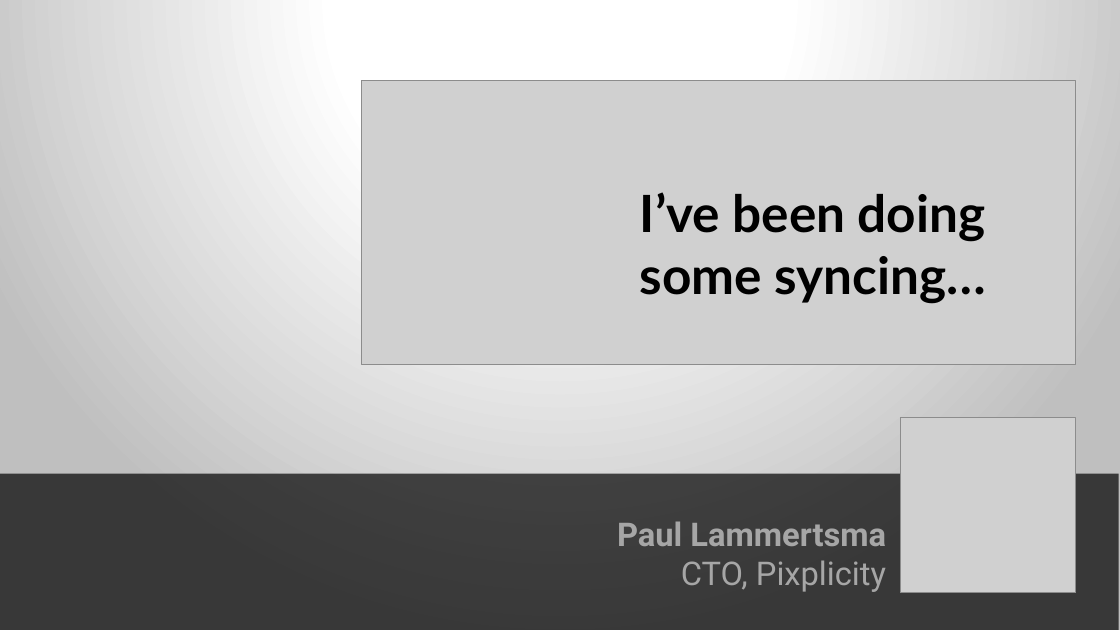
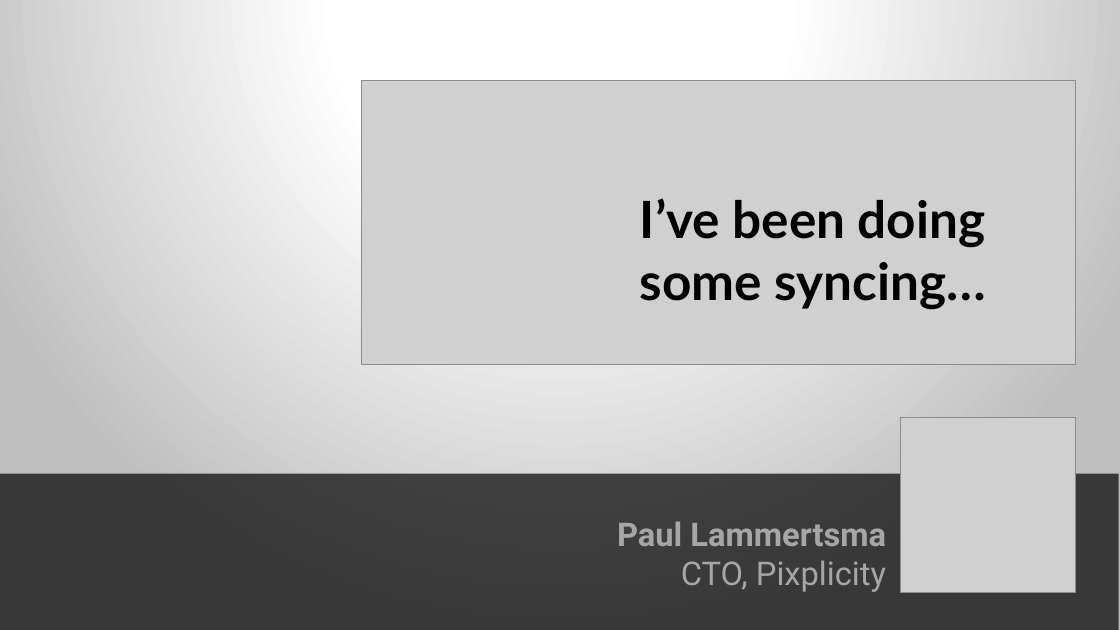
Before and after one commit to Pixplicity/sync-demo, a slide deck: slide 1 of I've been doing some syncing.pptx. Drawn at 1120x630 pixels with LibreOffice and Linux fonts; fonts in the diff are those of the drawing; grey boxes stand for pictures; background and template pictures are left out. Boxes give left, top, right and bottom in pixels: in the first picture for what was removed or moved away, otherwise in the second. Text is boxed around its words. In the diff, an @@ line names an element or a change of style, - is before the commit and + after.

```diff
--- a/I've been doing some syncing.pptx
+++ b/I've been doing some syncing.pptx
@@ title "I’ve been doing some syncing…" moved from (x1=640, y1=192, x2=986, y2=304) to (x1=640, y1=198, x2=986, y2=309) @@
```
Also in this commit, not shown: 4 other slides changed, 3 slides added, 1 slide removed.
